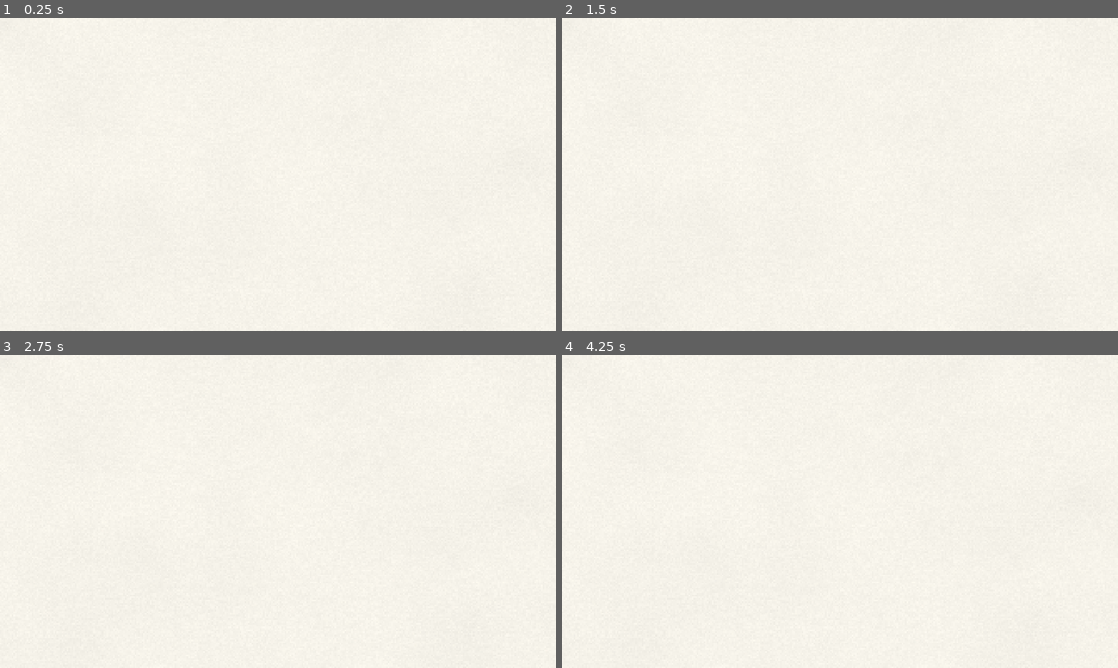
Above: before the commit, frames 1-4 (two rows, left to right).
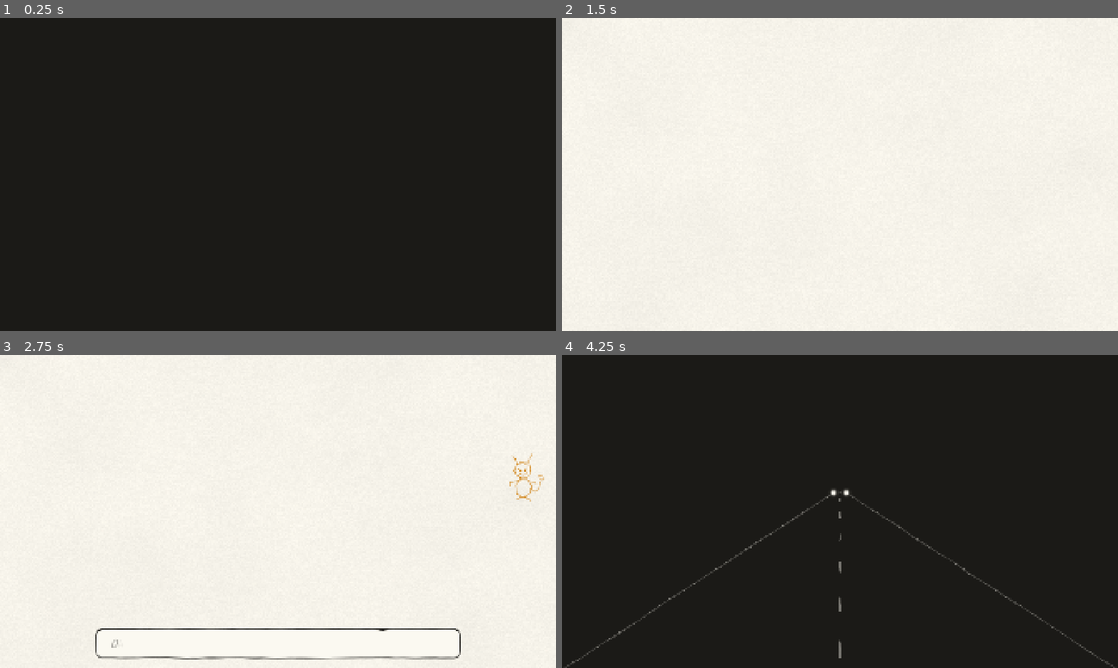
Above: after the commit, the same moments.

Repository: GoktugSugar/your_call
Game: Godot game, scene res://game/main.tscn
The game is run twice, just before and just after one commit, with the same random seed, the same clock (stepped at 60 frames per second) and the same inputs. Sound files missing from this copy of the repository are replaced by a short silence.
Inputs (mouse positions are in pixels of both pictures, inside the frame that each line leads up to):
- Up to frame 1 (0.25 s): no input
- Up to frame 2 (1.5 s): tap Enter at 0.5 s; move the mouse to (962, 158) at 0.52 s; press the mouse at (962, 158) at 0.53 s; release the mouse at (962, 158) at 1.25 s; drag from (728, 190) to (812, 237) at 1.27 s
- Up to frame 3 (2.75 s): move the mouse to (333, 442) at 2.02 s; tap Alt at 2.1 s; click (333, 442) at 2.17 s
- Up to frame 4 (4.25 s): tap F5 (dev_restart) at 2.75, 3.5 s; drag from (812, 574) to (673, 464) at 2.77 s; move the mouse to (1006, 558) at 3.52 s; press the mouse at (1006, 558) at 3.53 s

The runs differ from the first frame. In frame 1, 100% of the frame differs, in the area x 0-100%, y 0-100%; in frame 2, nothing differs; in frame 3, 1.1%; in frame 4, 100%.
Error before the commit: Parse Error: Cannot find member "ending" in base "StringName". (res://game/run_player.gd:54)

Commit message:
Play the chapters as one run, and start anywhere in it
content/run.json lists the chapters in order. The imp takes his leave at the end of each. The dev tools take --chapter, a list of autoplay picks for offers that come round again, and autoplay on stages that take the choice by themselves.

Co-Authored-By: Claude Opus 5.5 <noreply@anthropic.com>

Diff:
--- /dev/null
+++ b/content/run.json
@@ -0,0 +1,7 @@
+{
+  "note": "The chapters of a run, in play order, by file name in chapters/.",
+  "chapters": [
+    "ch1_tracks.json",
+    "ch2_buttons.json"
+  ]
+}
--- a/dev/dev_tools.gd
+++ b/dev/dev_tools.gd
@@ -3,9 +3,13 @@
 ## question's phase and the silent profile. Switches after [code]--[/code] on the command line:
 ## [codeblock]
 ## --autoplay=N     pick option N (counting from 1) and click through everything else
-## --point          with --autoplay=N, point at the option on the stage and click it there (a track,
-##                  a doodle) with synthetic pointer events, instead of picking it in the choice row
+## --autoplay=1,1,2  pick these in turn, one per choice, the last one from then on (an offer ladder
+##                  comes round again, so this presses twice and then stops)
+## --point          with --autoplay, point at the option on the stage and click it there (a track,
+##                  a doodle, a button) with synthetic pointer events, instead of picking it in the choice row
 ## --autoplay=lever  point at the stage's lever and click it; on a stage without one, its first option
+##                  On a stage that takes the choice by itself, such as the timer, autoplay clicks the
+##                  option where the stage shows it, or leaves it alone to let the stage decide.
 ## --speed=X        run the game X times faster
 ## --shots=PATH     save a screenshot just before each autoplay click, as PATH_01.png and on
 ## --quit-after=N   quit once N questions have finished
@@ -13,7 +17,8 @@
 ## --every=S        with --shots, also save a screenshot every S seconds all the way through
 ## --window=WxH     a plain window of exactly that size, to check a resolution
 ## --log-talk       print when each page starts, finishes inking on, and stops being spoken
-## --beat=ID        start the run at the beat with this id instead of the top
+## --chapter=ID     start the run at the chapter with this id, such as ch2, instead of the first
+## --beat=ID        start at the beat with this id, in that chapter or the first
 ## [/codeblock]
 
 ## Seconds autoplay waits before each click.
@@ -29,6 +34,10 @@
 var _burst := 0.0
 var _questions_done := 0
 var _quit_after := 0
+## The picks autoplay makes, one per choice, the last one from then on.
+var _picks := PackedStringArray()
+var _choices_made := 0
+var _chapter := &""
 
 
 func _ready() -> void:
@@ -36,8 +45,11 @@
 	overlay.visible = false
 	var args := DevArgs.parse()
 	DevArgs.apply_window(get_window(), args)
+	if args.has("chapter"):
+		main.start_chapter = StringName(args["chapter"])
 	if args.has("beat"):
 		main.start_beat = StringName(args["beat"])
+	main.run_player.chapter_started.connect(func(chapter: ChapterData) -> void: _chapter = chapter.id)
 	if args.has("speed"):
 		Engine.time_scale = float(args["speed"])
 	var player: QuestionPlayer = main.question_player
@@ -73,7 +85,7 @@
 	var player: QuestionPlayer = main.question_player
 	var lines := PackedStringArray()
 	var question := player.question
-	lines.append("%s  %s" % [question.number + " " + question.title if question != null else "between questions",
+	lines.append("%s  %s  %s" % [_chapter, question.number + " " + question.title if question != null else "between questions",
 			QuestionPlayer.Phase.keys()[player.phase].to_lower()])
 	var profile: Profile = main.profile
 	for axis in profile.leanings:
@@ -81,23 +93,36 @@
 	overlay.text = "\n".join(lines)
 
 
-func _autoplay(pick: String, pointing: bool) -> void:
+func _autoplay(picks: String, pointing: bool) -> void:
+	_picks = picks.split(",")
 	var player: QuestionPlayer = main.question_player
 	player.dialogue.waiting_changed.connect(func(waiting: bool) -> void:
 		if waiting:
 			_act(&"advance"))
-	player.choices.offered.connect(func(_count: int) -> void: _pick(pick, pointing))
+	player.choosing_started.connect(func() -> void: _pick(_next_pick(), pointing))
 	player.reveal.settled.connect(func() -> void: _act(&"advance"))
 
 
+## The pick for the next choice: the next in the list, or the last one once the list runs out.
+func _next_pick() -> String:
+	var pick := _picks[mini(_choices_made, _picks.size() - 1)]
+	_choices_made += 1
+	return pick
+
+
 ## Picks the option autoplay was asked for: on the stage when pointing and the stage shows it there,
-## and otherwise in the choice row.
+## and otherwise in the choice row. On a stage that takes the choice by itself, it clicks the option
+## where the stage shows it, or leaves the stage to decide.
 func _pick(pick: String, pointing: bool) -> void:
 	var stage: Stage = main.question_player.stage
 	var lever := pick == "lever"
 	var index := _first_shown(stage) if lever else int(pick) - 1
+	var at := stage.option_point(index) if stage != null else Vector2.INF
+	if stage != null and stage.chooses_alone():
+		if at.is_finite():
+			await _click_at(at)
+		return
 	if lever or pointing:
-		var at := stage.option_point(index) if stage != null else Vector2.INF
 		if at.is_finite():
 			await _click_at(at)
 			return
--- a/game/main.gd
+++ b/game/main.gd
@@ -1,11 +1,16 @@
 class_name Main
 extends Node
-## The game's entry point. For now it plays Chapter 1 from the crash to the imp's closing line, then
-## starts it over with a fresh portrait, so the chapter can be played through while the rest is built.
+## The game's entry point. For now it plays the run, the chapters in content/run.json from the crash to
+## the last chapter's closing line, then starts it over with a fresh portrait, so the chapters can be
+## played through while the rest is built.
 
-## The chapter to play.
-@export_file("*.json") var chapter_path := "res://content/chapters/ch1_tracks.json"
-## The beat to start from. Empty starts at the top of the chapter.
+## The run: which chapters play, in order.
+@export_file("*.json") var run_path := "res://content/run.json"
+## Where the chapter files are.
+@export_dir var chapters_dir := "res://content/chapters"
+## The chapter to start from, by id. Empty starts at the first.
+@export var start_chapter := &""
+## The beat to start from in that chapter. Empty starts at the top of the chapter.
 @export var start_beat := &""
 ## Seconds between one run ending and the next starting.
 @export_range(0.0, 10.0, 0.05) var pause_between := 1.2
@@ -26,23 +31,50 @@
 		var tools := dev_tools_scene.instantiate()
 		tools.set(&"main", self)
 		add_child(tools)
-	var loader := ContentLoader.new(Profile.axis_ids())
-	var chapter := loader.load_chapter(chapter_path)
-	for problem in loader.problems:
-		push_error(problem)
-	if chapter == null:
-		push_error("Main: could not load %s" % chapter_path)
+	var chapters := _load_run()
+	if chapters.is_empty():
+		push_error("Main: no chapters to play in %s" % run_path)
 		return
-	if start_beat != &"" and chapter.find_beat(start_beat) == null:
-		push_error("Main: no beat '%s' in %s, starting at the top." % [start_beat, chapter_path])
-		start_beat = &""
+	_check_start(chapters)
 	dialogue.page_shown.connect(_on_page_shown)
 	dialogue.talking_changed.connect(imp.set_talking)
 	dialogue.talking_changed.connect(Music.duck)
 	while is_inside_tree():
 		profile = Profile.new()
-		await run_player.play_chapter(chapter, profile, start_beat)
+		await run_player.play_run(chapters, profile, start_chapter, start_beat)
 		await get_tree().create_timer(pause_between, false).timeout
+
+
+## The chapters of the run, in order.
+func _load_run() -> Array[ChapterData]:
+	var chapters: Array[ChapterData] = []
+	var loader := ContentLoader.new(Profile.axis_ids())
+	var run: Variant = loader.read_json(run_path)
+	for file: Variant in run.get("chapters", []) if run is Dictionary else []:
+		var chapter := loader.load_chapter(chapters_dir.path_join(str(file)))
+		if chapter != null:
+			chapters.append(chapter)
+	for problem in loader.problems:
+		push_error(problem)
+	return chapters
+
+
+## Falls back to the top of the run when the chapter or beat to start from does not exist.
+func _check_start(chapters: Array[ChapterData]) -> void:
+	var first: ChapterData = chapters[0]
+	if start_chapter != &"":
+		first = null
+		for chapter in chapters:
+			if chapter.id == start_chapter:
+				first = chapter
+		if first == null:
+			push_error("Main: no chapter '%s' in the run, starting at the top." % start_chapter)
+			start_chapter = &""
+			start_beat = &""
+			return
+	if start_beat != &"" and first.find_beat(start_beat) == null:
+		push_error("Main: no beat '%s' in %s, starting at its top." % [start_beat, first.id])
+		start_beat = &""
 
 
 ## Each page sets the imp's face (his grin unless the line asks for another) and may send him hopping.
--- a/game/run_player.gd
+++ b/game/run_player.gd
@@ -1,9 +1,12 @@
 class_name RunPlayer
 extends Node
-## Plays the run: a chapter's beats in order, cinematics, the imp's narration and questions, until
-## the chapter ends or a choice fires a secret ending. An ending is an ending, never a loss: the imp's
-## reaction is his last line, he fades, the stage goes, and the credits roll.
+## Plays the run: its chapters in order, and each chapter's beats in order, cinematics, the imp's
+## narration and questions, until the run ends or a choice fires a secret ending. An ending is an
+## ending, never a loss: the imp's reaction is his last line, he fades, the stage goes, and the credits
+## roll. The imp takes his leave at the end of each chapter, and the next opens on the player waking.
 
+## Emitted as each chapter starts.
+signal chapter_started(chapter: ChapterData)
 ## Emitted as each beat starts.
 signal beat_started(beat: BeatData)
 
@@ -28,9 +31,29 @@
 @export var imp_wing := Imp.Wing.RIGHT
 
 
+## Plays [param chapters] in order, from the chapter with the id [param from_chapter] and its beat
+## [param from_beat] (or from the start), feeding choices into [param profile]. Returns the secret
+## ending a choice fired, or an empty name when the run went to its end.
+func play_run(chapters: Array[ChapterData], profile: Profile, from_chapter := &"", from_beat := &"") -> StringName:
+	var started := from_chapter == &""
+	for chapter in chapters:
+		if not started:
+			if chapter.id != from_chapter:
+				continue
+			started = true
+		var ending := await play_chapter(chapter, profile, from_beat)
+		if ending != &"":
+			return ending
+		from_beat = &""
+		if imp.visible:
+			await imp.vanish()
+	return &""
+
+
 ## Plays [param chapter] from the beat [param from] (or the start), feeding choices into [param profile].
 ## Returns the secret ending a choice fired, or an empty name when the chapter ran to its end.
 func play_chapter(chapter: ChapterData, profile: Profile, from := &"") -> StringName:
+	chapter_started.emit(chapter)
 	var started := from == &""
 	for beat in chapter.beats:
 		if not started:
@@ -50,10 +73,10 @@
 			await dialogue.close()
 		elif beat is QuestionData:
 			await _imp_ready()
-			var picked := await question_player.play(beat as QuestionData, profile)
-			if picked != null and picked.ending != &"":
-				await _end(picked.ending)
-				return picked.ending
+			var ending := await question_player.play(beat as QuestionData, profile)
+			if ending != &"":
+				await _end(ending)
+				return ending
 		await get_tree().create_timer(between_beats, false).timeout
 	return &""
 
